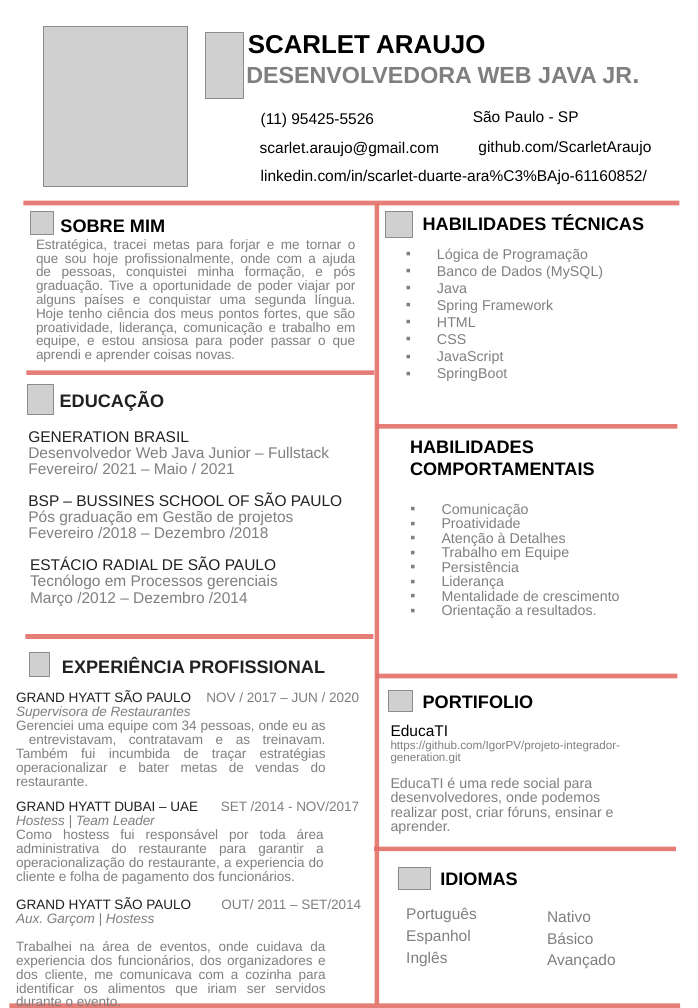
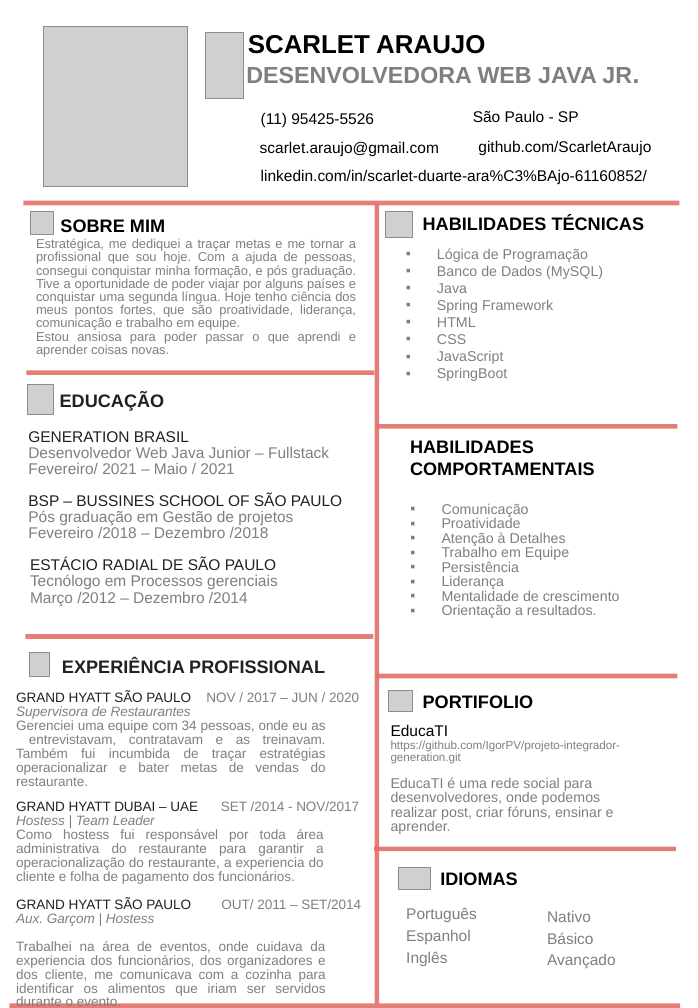
Before and after one commit to ScarletAraujo/GenerationAtividades, a slide deck: slide 1 of Scarlet_Desenvolvedor_CV.pptx. Drawn at 698x1008 pixels with LibreOffice and Linux fonts; fonts in the diff are those of the drawing; grey boxes stand for pictures; background and template pictures are left out. Boxes give left, top, right and bottom in pixels: in the first picture for what was removed or moved away, otherwise in the second. Text is boxed around its words. In the diff, an @@ line names an element or a change of style, - is before the commit and + after.

```diff
--- a/Scarlet_Desenvolvedor_CV.pptx
+++ b/Scarlet_Desenvolvedor_CV.pptx
@@ text at (x1=36, y1=238, x2=357, y2=357): text changed; size 10.5 to 10 pt @@
-Estratégica, tracei metas para forjar e me tornar o que sou hoje profissionalmente, onde com a ajuda de pessoas, conquistei minha formação, e pós graduação. Tive a oportunidade de poder viajar por alguns países e conquistar uma segunda língua. Hoje tenho ciência dos meus pontos fortes, que são proatividade, liderança, comunicação e trabalho em equipe, e estou ansiosa para poder passar o que aprendi e aprender coisas novas.
+Estratégica, me dediquei a traçar metas e me tornar a profissional que sou hoje. Com a ajuda de pessoas, consegui conquistar minha formação, e pós graduação. Tive a oportunidade de poder viajar por alguns países e conquistar uma segunda língua. Hoje tenho ciência dos meus pontos fortes, que são proatividade, liderança, comunicação e trabalho em equipe.
+Estou ansiosa para poder passar o que aprendi e aprender coisas novas.
```
Also in this commit, not shown: 4 other files.
